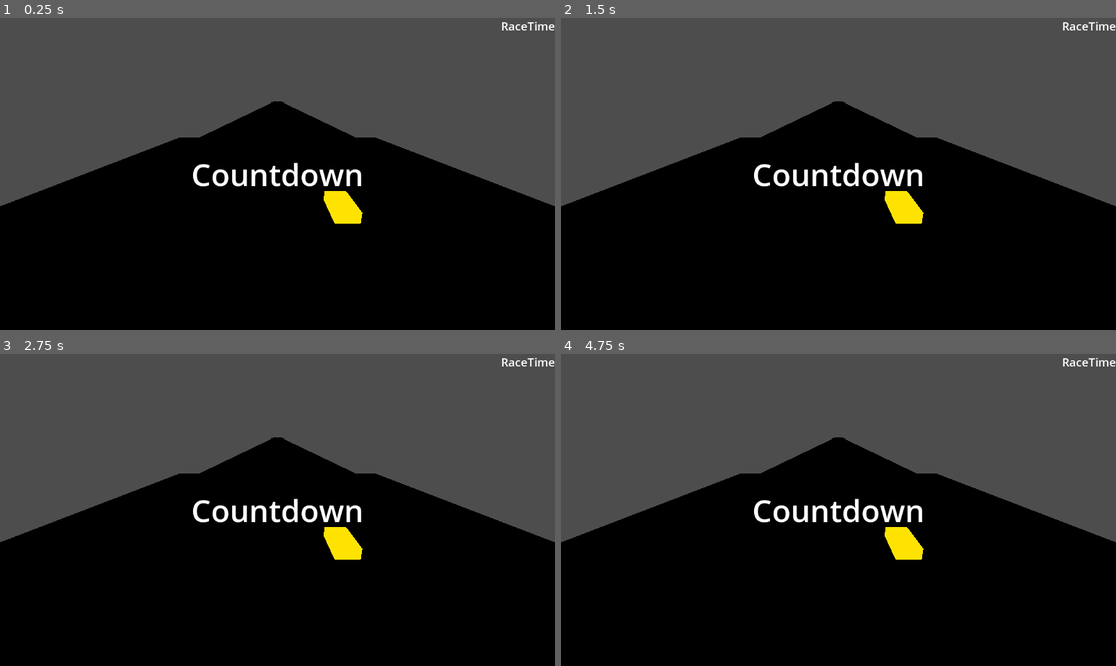
Above: before the commit, frames 1-4 (two rows, left to right).
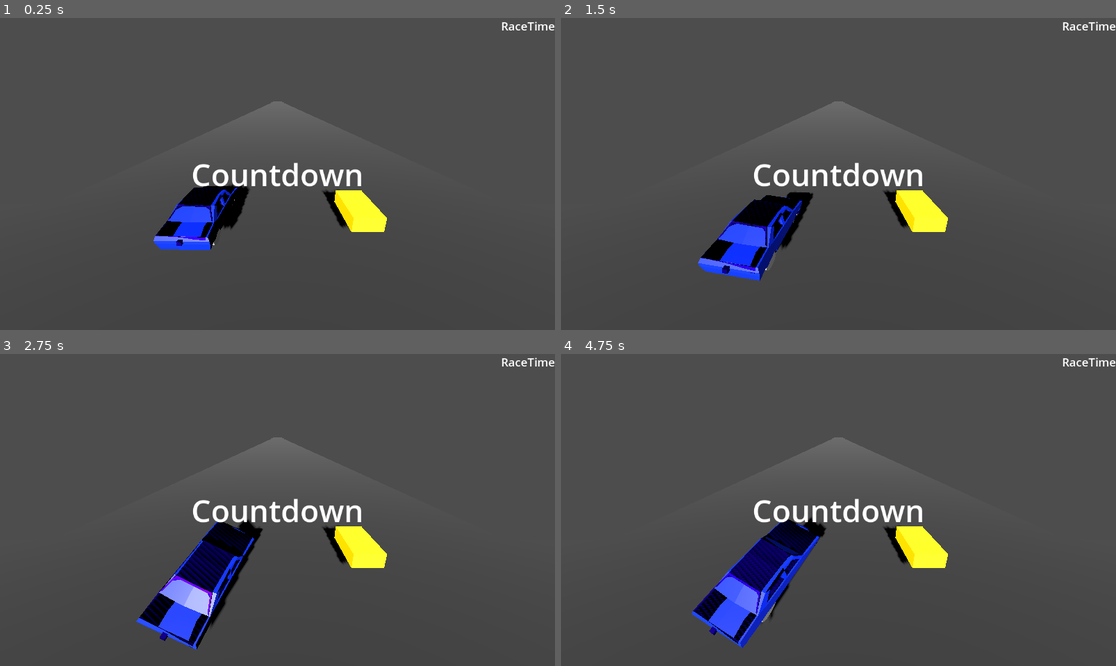
Above: after the commit, the same moments.

Repository: smoothbrainsinc/DragRacingSim
Game: Godot game, scene res://main.tscn
Two runs of this game, one before a commit and one after it. Both use one fixed random seed, a clock stepped at 60 frames per second and the inputs below.
Inputs:
- Up to frame 1 (0.25 s): no input
- Up to frame 2 (1.5 s): hold Right (ui_right) 0.53-1.28 s; hold Down (ui_down) from 1.28 s (still down)
- Up to frame 3 (2.75 s): release Down (ui_down) at 2.03 s; hold Right (ui_right) from 2.03 s (still down)
- Up to frame 4 (4.75 s): release Right (ui_right) at 2.78 s; hold Up (ui_up) 2.78-3.53 s; hold Left (ui_left) from 3.53 s (still down)

The runs differ from the first frame. In frame 1, 54% of the frame differs, in the area x 0-100%, y 26-100%; in frame 2, 54%; in frame 3, 54%; in frame 4, 55%.
Error after the commit: Invalid access to property or key 'race_started' on a base object of type 'CanvasLayer (RaceUI)'. (res://player.gd:14)

Commit message:
working on ui

Diff:
--- a/finish_detection.gd
+++ b/finish_detection.gd
@@ -4,10 +4,10 @@
 signal opponent_finished
 
 func _on_body_entered(body):
-	if body.name == "PlayerCube":
+	if body.name == "PlayerCar":
 		print("Player finished!")
 		player_finished.emit()
-	elif body.name == "OpponentCube":
+	elif body.name == "OpponentVehicle":
 		print("Opponent finished!")
 		opponent_finished.emit()
 	# Future: Add timing (elapsed time from race start)
--- a/main.tscn
+++ b/main.tscn
@@ -1,10 +1,13 @@
-[gd_scene load_steps=8 format=3 uid="uid://73cn3yj4qb08"]
+[gd_scene load_steps=11 format=3 uid="uid://73cn3yj4qb08"]
 
+[ext_resource type="Script" uid="uid://dleuehlx62si3" path="res://opponent.gd" id="2_5vw27"]
 [ext_resource type="PackedScene" uid="uid://271vu8ob0n2o" path="res://opponent.tscn" id="4_1bvp3"]
 [ext_resource type="PackedScene" uid="uid://i2cf8b37hi6y" path="res://player_car.tscn" id="4_7mycd"]
+[ext_resource type="Script" uid="uid://bn4lcf212ub2r" path="res://player.gd" id="4_272bh"]
 [ext_resource type="Script" uid="uid://c8rds87bhp76p" path="res://camera_manager.gd" id="4_lquwl"]
 [ext_resource type="PackedScene" uid="uid://b5v2fpf8igwjm" path="res://drag_strip.tscn" id="5_7mycd"]
 [ext_resource type="PackedScene" uid="uid://pnjqqnux55u8" path="res://race_ui.tscn" id="5_lquwl"]
+[ext_resource type="Script" uid="uid://cwxb7ltigb1kk" path="res://finish_detection.gd" id="8_kek77"]
 
 [sub_resource type="BoxShape3D" id="BoxShape3D_272bh"]
 size = Vector3(15, 1, 1)
@@ -15,17 +18,18 @@
 [node name="main" type="Node3D"]
 
 [node name="OpponentVehicle" parent="." instance=ExtResource("4_1bvp3")]
-transform = Transform3D(0.998545, 0.053922, 0, -0.053922, 0.998545, 0, 0, 0, 1, -2.71211, 0.360409, -18.2801)
+transform = Transform3D(0.998545, 0.053922, 0, -0.053922, 0.998545, 0, 0, 0, 1, -2.71211, 0.950612, -1.73804)
+script = ExtResource("2_5vw27")
 
 [node name="StartCamera" type="Camera3D" parent="."]
-transform = Transform3D(-1, 2.99003e-08, -8.21505e-08, 0, 0.939693, 0.34202, 8.74228e-08, 0.34202, -0.939693, 0, 5, -26)
+transform = Transform3D(-1, 2.99003e-08, -8.21506e-08, 0, 0.939693, 0.34202, 8.74228e-08, 0.34202, -0.939693, 0.0674896, 4.79155, -7.98438)
 current = true
 
 [node name="FinishCameraPlayer" type="Camera3D" parent="."]
-transform = Transform3D(1, 0, 0, 0, 1, 0, 0, 0, 1, 0, 5, 45)
+transform = Transform3D(1, 0, 0, 0, 1, 0, 0, 0, 1, 0, 5, 364.86)
 
 [node name="FinishCameraOpponent" type="Camera3D" parent="."]
-transform = Transform3D(1, 0, 0, 0, 1, 0, 0, 0, 1, 2, 5, 45)
+transform = Transform3D(1, 0, 0, 0, 1, 0, 0, 0, 1, 2, 5, 364.461)
 
 [node name="CameraManager" type="Node" parent="." node_paths=PackedStringArray("start_camera", "finish_camera_player", "finish_camera_opponent")]
 script = ExtResource("4_lquwl")
@@ -34,7 +38,8 @@
 finish_camera_opponent = NodePath("../FinishCameraOpponent")
 
 [node name="PlayerCar" parent="." instance=ExtResource("4_7mycd")]
-transform = Transform3D(0.0100704, -3.63744e-11, 0.999949, 0.0216218, 0.999766, -0.000217751, -0.999716, 0.021623, 0.010068, 2.1122, 0.636132, -18.4063)
+transform = Transform3D(0.0100704, -3.63744e-11, 0.999949, 0.0216218, 0.999766, -0.000217751, -0.999716, 0.021623, 0.010068, 2.12447, 0.578188, -2.84606)
+script = ExtResource("4_272bh")
 
 [node name="RaceUI" parent="." instance=ExtResource("5_lquwl")]
 
@@ -48,7 +53,13 @@
 shape = SubResource("BoxShape3D_272bh")
 
 [node name="FinishLine" type="Area3D" parent="."]
+script = ExtResource("8_kek77")
 
 [node name="CollisionShape3D" type="CollisionShape3D" parent="FinishLine"]
 transform = Transform3D(1, 0, 0, 0, 1, 0, 0, 0, 1, 0, 0, 402)
 shape = SubResource("BoxShape3D_lquwl")
+
+[node name="DirectionalLight3D" type="DirectionalLight3D" parent="."]
+transform = Transform3D(-0.57918, 0.815193, -0.00319737, 0.76759, 0.546672, 0.334598, 0.27451, 0.191338, -0.942356, 0, 13.2137, -55.4866)
+light_energy = 3.0
+shadow_enabled = true
--- a/opponent.gd
+++ b/opponent.gd
@@ -5,7 +5,7 @@
 var can_move = false
 
 func _ready():
-	var ui = get_node("../UICanvas")
+	var ui = get_node("/RaceUI")
 	if ui:
 		ui.race_started.connect(_on_race_started)
 
--- a/opponent.tscn
+++ b/opponent.tscn
@@ -10,7 +10,10 @@
 emission_enabled = true
 emission = Color(1, 0.890196, 0, 1)
 
-[node name="OpponentVehicle" type="Node3D"]
+[sub_resource type="BoxShape3D" id="BoxShape3D_amo4f"]
+size = Vector3(1, 0.5, 2)
+
+[node name="OpponentVehicle" type="VehicleBody3D"]
 
 [node name="Opponent" type="Node3D" parent="."]
 
@@ -24,3 +27,6 @@
 [node name="CSGBox3D" type="CSGBox3D" parent="Opponent/VehicleBody3D"]
 size = Vector3(1, 0.5, 2)
 material = SubResource("StandardMaterial3D_cafab")
+
+[node name="CollisionShape3D" type="CollisionShape3D" parent="."]
+shape = SubResource("BoxShape3D_amo4f")
--- a/player.gd
+++ b/player.gd
@@ -9,7 +9,7 @@
 
 func _ready():
 	# Connect to UI signals
-	var ui = get_node("../UICanvas")  # Adjust path as needed
+	var ui = get_node("../RaceUI")  # Adjust path as needed
 	if ui:
 		ui.race_started.connect(_on_race_started)
 
Not shown: 1 places in opponent.tscn that only renumber resources
